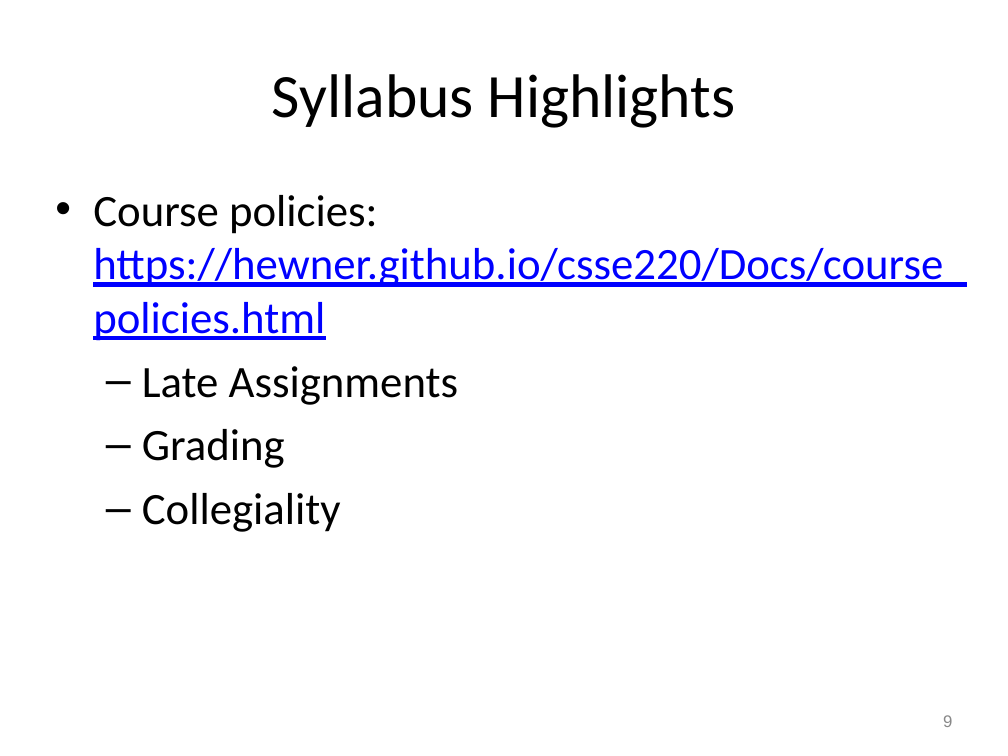
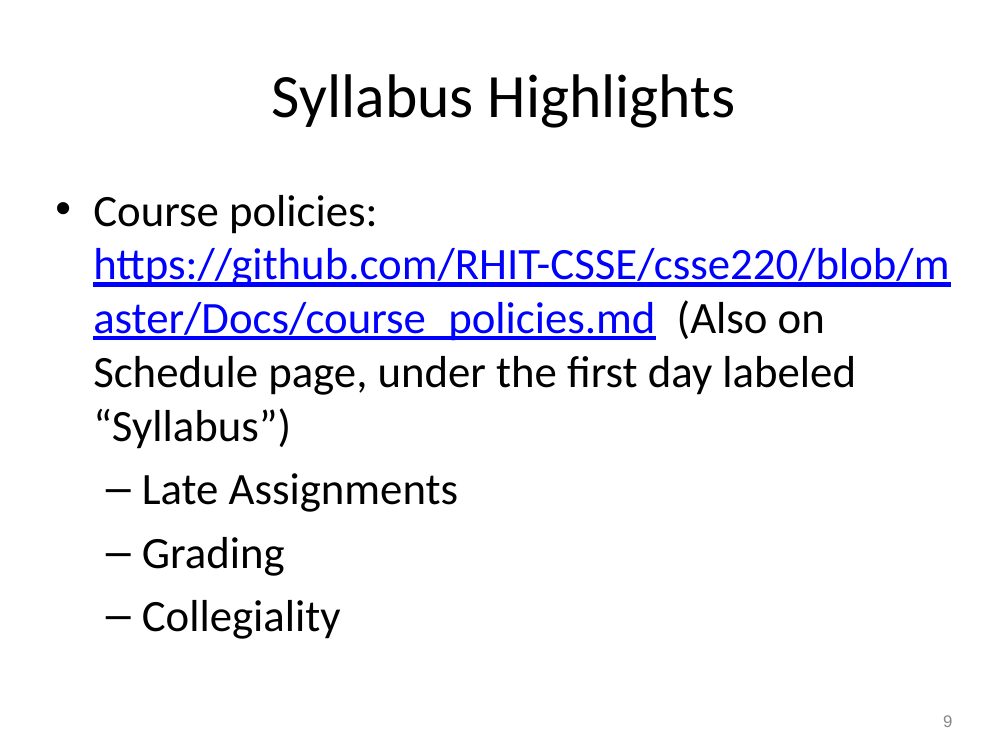
Before and after one commit to RHIT-CSSE/csse220, a slide deck: slide 9 of ClassMaterials/ArraysAndLists/Slides/Arrays and Lists.pptx. Drawn at 1008x756 pixels with LibreOffice and Linux fonts; fonts in the diff are those of the drawing. Boxes give left, top, right and bottom in pixels: in the first picture for what was removed or moved away, otherwise in the second. Text is boxed around its words. In the diff, an @@ line names an element or a change of style, - is before the commit and + after.

Commit message:
Made minor updates to Arrays and Lists power point such as the links to schedule page and syllabus were updated to correct pages

```diff
--- a/ClassMaterials/ArraysAndLists/Slides/Arrays and Lists.pptx
+++ b/ClassMaterials/ArraysAndLists/Slides/Arrays and Lists.pptx
@@ text at [93,195,949,449]: text changed @@
-• Course policies:
-  https://hewner.github.io/csse220/Docs/course_policies.html
+• Course policies:
+  https://github.com/RHIT-CSSE/csse220/blob/master/Docs/course_policies.md (Also on Schedule page, under the first day labeled “Syllabus”)
```
Also in this commit, not shown: 2 other slides changed.
